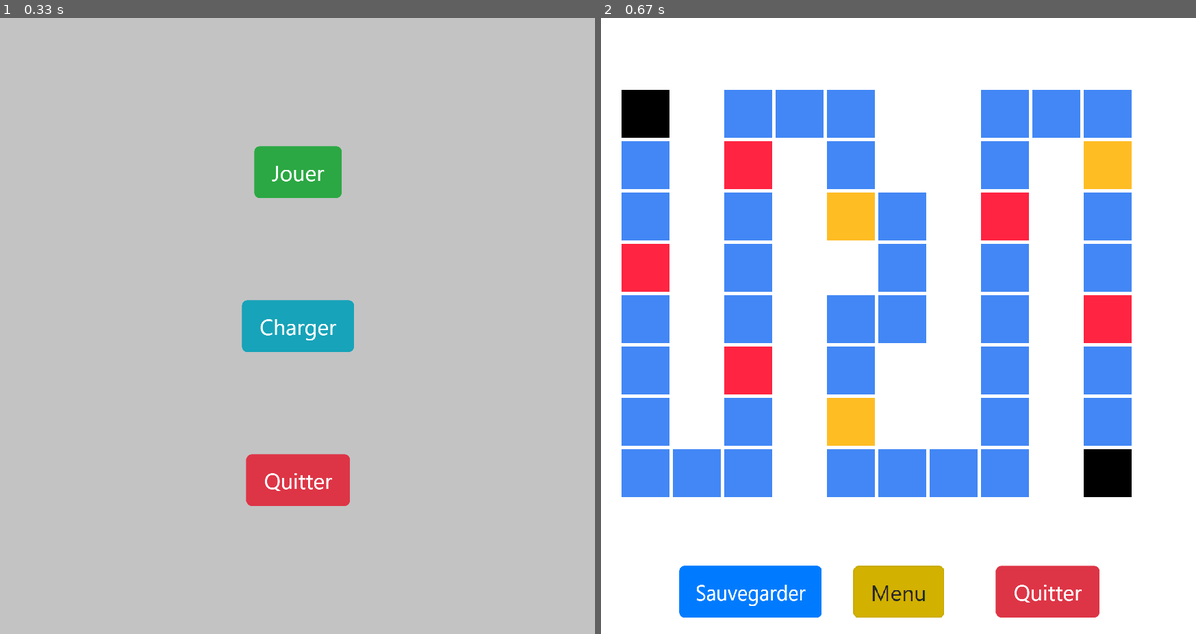
Above: before the commit, frames 1-2 (left to right).
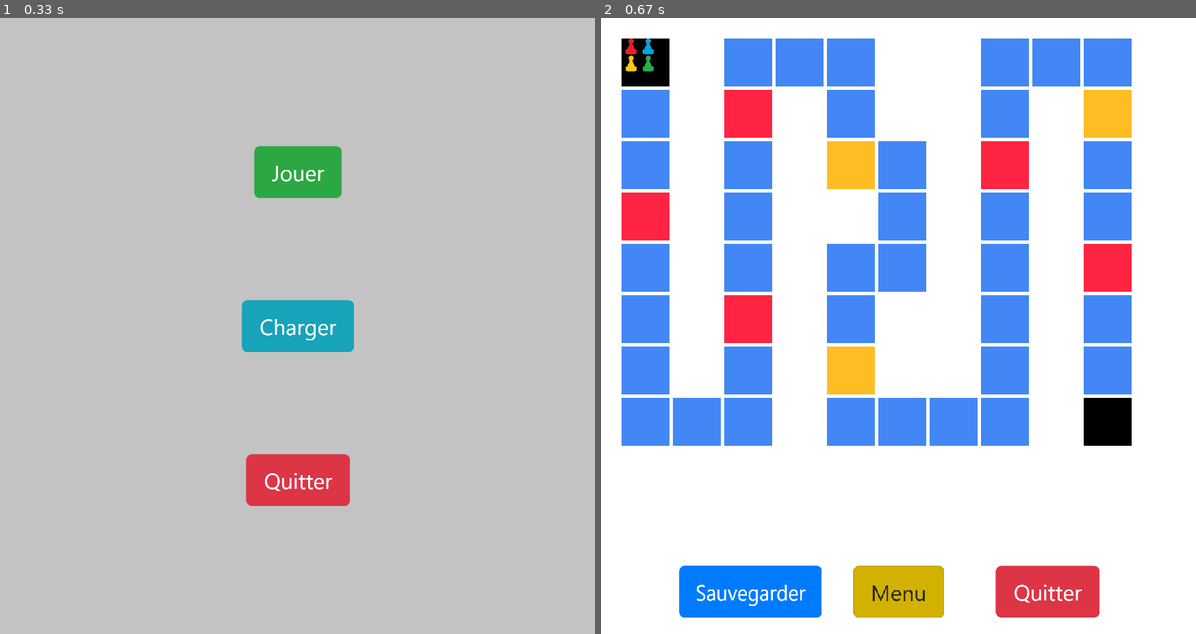
Above: after the commit, the same moments.

Repository: tw0hour/pythonApp
Game: pygame game, started from main.py
Same seed, same stepped clock (60 frames per second), same inputs: the game is played once before the commit and once after it.
Inputs (mouse positions are in pixels of both pictures, inside the frame that each line leads up to):
- Up to frame 1 (0.33 s): no input
- Up to frame 2 (0.67 s): click (898, 172) at 0.38 s

Frame 1 is identical in both runs. In frame 2, 26% of the frame differs, in the area x 3-90%, y 3-78%.

Commit message:
correct the order of the cases in the board and add some functions

Diff:
--- a/Game.py
+++ b/Game.py
@@ -9,19 +9,88 @@
 
 
 class Game:
-    def __init__(self):
+    def __init__(self,tab):
         # JEU A COMMMENCER OU PAS
         self.is_playing = False
-        # create player
-        self.player1 = Player('ressources/pion/1.png')
-        self.player2 = Player('ressources/pion/2.png')
-        self.player3 = Player('ressources/pion/3.png')
-        self.player4 = Player('ressources/pion/4.png')
-
         self.thimble1 = Thimble()
         self.thimble2 = Thimble()
-
         self.events = self.getEvents()
+        self.cases = self.initializeCases(tab)
+        # create player
+        self.players = self.initialzePlayers()
+
+    def run(self, screen, tab):
+
+        self.printBoard(screen)
+        for i in range(4) :
+            screen.blit(self.players[i].image, self.players[i].rect)
+
+
+    def find_in_list_of_list(self, mylist, pos):
+        for sub_list in mylist:
+            if pos in sub_list:
+                return (mylist.index(sub_list), sub_list.index(pos))
+        raise ValueError("'{pos}' is not in list".format(pos=pos))
+
+    def knownCase(self, cases, x, y):
+        for case in cases:
+            if case.x == x and case.y == y:
+                return True
+        return False
+
+    def notVisitedCase(self, tab, cases, pos):
+
+        if pos[0] - 1 >= 0 and tab[pos[0]-1][pos[1]] != 0 and not self.knownCase(cases, pos[0] - 1, pos[1]):
+            pos[0] -= 1
+            return True
+        if pos[1] - 1 >= 0 and tab[pos[0]][pos[1]-1] != 0 and not self.knownCase(cases, pos[0], pos[1] - 1):
+            pos[1] -= 1
+            return True
+        if pos[0] + 1 < len(tab) and tab[pos[0]+1][pos[1]] != 0 and not self.knownCase(cases, pos[0] + 1, pos[1]):
+            pos[0] += 1
+            return True
+        if pos[1] + 1 < len(tab[0]) and tab[pos[0]][pos[1]+1] != 0 and not self.knownCase(cases, pos[0], pos[1] + 1):
+            pos[1] += 1
+            return True
+
+        return False
+
+    def initializeCases(self, tab):
+        cases = []
+        moneyEvents = [x for x in self.getEvents() if x.target == "money"]
+        moveEvents = [x for x in self.getEvents() if x.target == "move"]
+
+        actual = list(self.find_in_list_of_list(tab, -1))
+        cases.append(Case(actual[0], actual[1], None))
+
+        while self.notVisitedCase(tab, cases, actual):
+            i, j = actual[0], actual[1]
+            if tab[i][j] == 2:
+                if len(moveEvents) > 0:
+                    cases.append(Case(i, j, moveEvents.pop()))
+                else:
+                    tab[i][j] = 1
+
+            if tab[i][j] == 3:
+                if len(moneyEvents) > 0:
+                    cases.append(Case(i, j, moneyEvents.pop()))
+                else:
+                    tab[i][j] = 1
+
+            if tab[i][j] == 1 or tab[i][j] == -1 or tab[i][j] == -2:
+                cases.append(Case(i, j, None))
+
+        return cases
+
+    def initialzePlayers(self):
+        posX = self.cases[0].y * (70 + 5) + 30
+        posY = self.cases[0].x * (70 + 5) + 30
+        players = []
+        players.append(Player("ressources/pion/pion0.png", posX, posY))
+        players.append(Player("ressources/pion/pion1.png", posX + 25, posY))
+        players.append(Player("ressources/pion/pion2.png", posX, posY + 25))
+        players.append(Player("ressources/pion/pion3.png", posX +25 , posY + 25))
+        return players
 
     def getEvents(self):
         with open("ressources/events.json") as file:
@@ -34,50 +103,25 @@
 
             return events
 
-    def printBoard(self,screen,tab):
-        cases = []
-        moneyEvents = [x for x in self.getEvents() if x.target == "money"]
-        moveEvents = [x for x in self.getEvents() if x.target == "move"]
-        posX, posY = 30, 30
-
-        for i in range(len(tab)):
-            posX = 30
-            posY += 75
-            for j in range(len(tab[i])):
-
-                # move event case
-                if tab[i][j] == 2:
-                    if len(moveEvents) > 0:
-                        cases.append(Case(posX, posY, moveEvents.pop()))
-                        pygame.draw.rect(screen, (255, 36, 65), (posX, posY, 70, 70))
-                    else:
-                        tab[i][j] = 1
-
-                # money event case
-                if tab[i][j] == 3:
-                    if len(moneyEvents) > 0:
-                        cases.append(Case(posX, posY, moneyEvents.pop()))
-                        pygame.draw.rect(screen, (255, 189, 36), (posX, posY, 70, 70))
-                    else:
-                        tab[i][j] = 1
-
-                # normal case
-                if tab[i][j] == 1:
-                    cases.append(Case(posX, posY, None))
-                    pygame.draw.rect(screen, (66, 135, 245), (posX, posY, 70, 70))
-
-                # -1 start -2 end
-                if tab[i][j] == -1 or tab[i][j] == -2:
-                    cases.append(Case(posX, posY, 0))
-                    pygame.draw.rect(screen, (0, 0, 0), (posX, posY, 70, 70))
-
-                posX += 75
-
-
-    def run(self,screen,tab):
-        # end = False
-        # while not end :
-        self.printBoard(screen,tab)
+    def printBoard(self, screen):
+
+        pygame.draw.rect(screen, (0, 0, 0), (self.cases[0].y * (70 + 5) + 30, self.cases[0].x * (70 + 5) + 30, 70, 70))
+        pygame.draw.rect(screen, (0, 0, 0), (self.cases[-1].y * (70 + 5) + 30, self.cases[-1].x * (70 + 5) + 30, 70, 70))
+
+        for i in self.cases[1:-1]:
+            posX = i.x * (70 + 5) + 30
+            posY = i.y * (70 + 5) + 30
+            # normal case
+            if i.event is None:
+                pygame.draw.rect(screen, (66, 135, 245), (posY, posX, 70, 70))
+
+            # move event case
+            elif i.event.target == "move":
+                pygame.draw.rect(screen, (255, 36, 65), (posY, posX, 70, 70))
+
+            # money event case
+            elif i.event.target == "money":
+                pygame.draw.rect(screen, (255, 189, 36), (posY, posX, 70, 70))
 
     # def update(self, screen, BackGround):
     #
@@ -88,42 +132,35 @@
     #     screen.blit(self.player1.image, self.player1.rect)
 
     def whoIsFirst(self):
-        first = random.randint(1, 4)
+        first = random.randint(0, 3)
         print("whoIsFist :", first)
 
-        if first == 1:
-            self.player1.turn = True
-        if first == 2:
-            self.player2.turn = True
-        if first == 3:
-            self.player3.turn = True
-        if first == 4:
-            self.player4.turn = True
+        self.players[first].turn = True;
 
         print("Joueur", first, "commence !")
 
     def switchTurn(self):
-        if self.player1.turn == True:
-            self.player1.turn = False
-            self.player2.turn = True
+        if self.players[0].turn == True:
+            self.players[0].turn = False
+            self.players[1].turn = True
             print("Au tour du Joueur 2 de jouer !")
             return
 
-        if self.player2.turn == True:
-            self.player2.turn = False
-            self.player3.turn = True
+        if self.players[1].turn == True:
+            self.players[1].turn = False
+            self.players[2].turn = True
             print("Au tour du Joueur 3 de jouer !")
             return
 
-        if self.player3.turn == True:
-            self.player3.turn = False
-            self.player4.turn = True
+        if self.players[2].turn == True:
+            self.players[2].turn = False
+            self.players[3].turn = True
             print("Au tour du Joueur 4 de jouer !")
             return
 
-        if self.player4.turn == True:
-            self.player4.turn = False
-            self.player1.turn = True
+        if self.players[3].turn == True:
+            self.players[3].turn = False
+            self.players[0].turn = True
             print("Au tour du Joueur 1 de jouer !")
             return
 
@@ -197,34 +234,16 @@
 
         return
 
-    # board_rects = [  ( 200,100,250,250, red ), ( 150,75,350,300, green ), ( 100,50,450,350, red ) ]
-    # for rect in board_rects:
-    #     x_pos, y_pos  = rect[0], rect[1]
-    #     width, height = rect[2], rect[3]
-    #     colour        = rect[4]
-    #     pygame.draw.rect( screen, colour, ( x_pos, y_pos, width, height ), 2 )
-
-    # int the_round(PLAYER *player,int nb_player,int my_round)
-    # {
-    #     int value;
-    #     if(nb_player==2)
-    #     {
-    #         if(my_round%2==0)value = 0;
-    #         else value = 1;
-    #     }
-    #     else if(nb_player==3)
-    #     {
-    #         if(my_round%3==0)value = 0;
-    #         else if(my_round%3==1)value = 1;
-    #         else if(my_round%3==2)value = 2;
-    #     }
-    #     else if(nb_player==4)
-    #     {
-    #         if(my_round%4==0)value = 0;
-    #         else if(my_round%4==1)value = 1;
-    #         else if(my_round%4==2)value = 2;
-    #         else if(my_round%4==3)value = 3;
-    #     }
-    #
-    #     return value;
-    # }
+    def movePawn(self,nb):
+        if self.players[0].turn:
+            self.players[0].move(self.cases[nb].y * (70 + 5) + 30, self.cases[nb].x * (70 + 5) + 30)
+            return
+        if self.players[1].turn:
+            self.players[1].move(self.cases[nb].y * (70 + 5) + 30 + 25, self.cases[nb].x * (70 + 5) + 30)
+            return
+        if self.players[2].turn:
+            self.players[2].move(self.cases[nb].y * (70 + 5) + 30, self.cases[nb].x * (70 + 5) + 30 + 25)
+            return
+        if self.players[3].turn:
+            self.players[3].move(self.cases[nb].y * (70 + 5) + 30 + 25, self.cases[nb].x * (70 + 5) + 30 + 25)
+            return
--- a/Players.py
+++ b/Players.py
@@ -1,9 +1,11 @@
+import random
+
 import pygame
 
 
 class Player(pygame.sprite.Sprite):
     # TODO: need to define attribute
-    def __init__(self, imgPath):
+    def __init__(self, imgPath,posX,posY):
         super().__init__()
         self.money = 100
         self.point = 100
@@ -11,9 +13,9 @@
         self.rect = self.image.get_rect()
 
         # left right
-        self.rect.x = 30
+        self.rect.x = posX
         # up down
-        self.rect.y = 30
+        self.rect.y = posY
         self.turn = False
 
     def move(self, x, y):
@@ -50,4 +52,5 @@
         self.rect.y = 30
         self.turn = False
 
-        return
+    def throwTheDice(self):
+        return random.randint(2, 12)
--- a/main.py
+++ b/main.py
@@ -59,32 +59,29 @@
 menu_button_rect.x = math.ceil((screen.get_width() / 2) - (133 / 2))
 menu_button_rect.y = 800
 
+# Setup the cases board
+tab = [[-1, 0, 1, 1, 1, 0, 0, 1, 1, 1],
+       [1, 0, 2, 0, 1, 0, 0, 1, 0, 3],
+       [1, 0, 1, 0, 3, 1, 0, 2, 0, 1],
+       [2, 0, 1, 0, 0, 1, 0, 1, 0, 1],
+       [1, 0, 1, 0, 1, 1, 0, 1, 0, 2],
+       [1, 0, 2, 0, 1, 0, 0, 1, 0, 1],
+       [1, 0, 1, 0, 3, 0, 0, 1, 0, 1],
+       [1, 1, 1, 0, 1, 1, 1, 1, 0, -2]
+       ]
+
 # load game
-game = Game()
+game = Game(tab)
 
 Tk().wm_withdraw()  # to hide the main window
 running = True
-
-# Get events Game
-
-tab = [
-        [-1, 0, 1, 1, 1, 0, 0, 1, 1, 1],
-        [1, 0, 2, 0, 1, 0, 0, 1, 0, 3],
-        [1, 0, 1, 0, 3, 1, 0, 2, 0, 1],
-        [2, 0, 1, 0, 0, 1, 0, 1, 0, 1],
-        [1, 0, 1, 0, 1, 1, 0, 1, 0, 2],
-        [1, 0, 2, 0, 1, 0, 0, 1, 0, 1],
-        [1, 0, 1, 0, 3, 0, 0, 1, 0, 1],
-        [1, 1, 1, 0, 1, 1, 1, 1, 0, -2]
-    ]
-
 
 while running:
 
     if game.is_playing:
         # game started
         pygame.draw.rect(screen, (255, 255, 255), (0, 0, screen.get_width(), screen.get_height()))
-        game.run(screen,tab)
+        game.run(screen, tab)
         # game.update(screen, boardGame)
         screen.blit(quit_button, quit_button_rect)
         screen.blit(save_button, save_button_rect)
Binary file added: ressources/pion/pion0.png
Binary file added: ressources/pion/pion1.png
Binary file added: ressources/pion/pion2.png
Binary file added: ressources/pion/pion3.png
